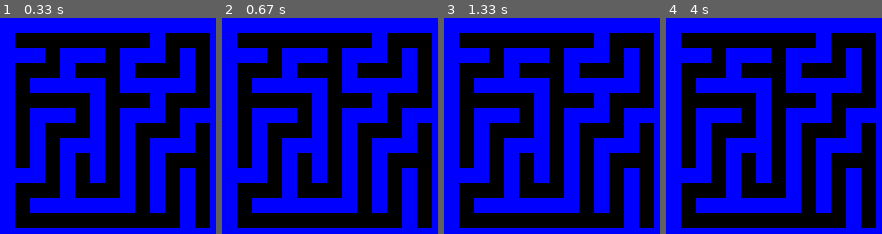
Above: before the commit, frames 1-4 (left to right).
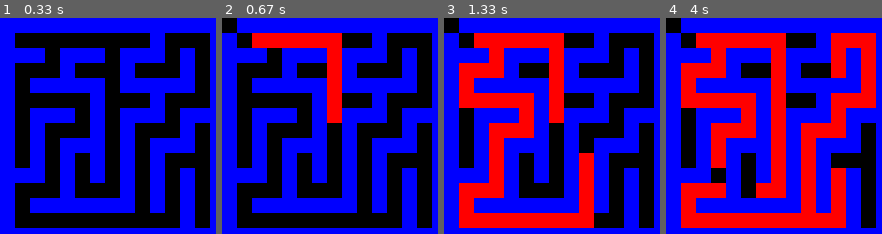
Above: after the commit, the same moments.

Repository: paulmouzas/pygame-playground
Game: pygame game, started from maze.py
The game is run twice, just before and just after one commit, with the same random seed, the same clock (stepped at 60 frames per second) and the same inputs. The source is Python 2; it was converted automatically to run under Python 3.
Inputs (mouse positions are in pixels of both pictures, inside the frame that each line leads up to):
- Up to frame 1 (0.33 s): no input
- Up to frame 2 (0.67 s): click (334, 130) at 0.38 s
- Up to frame 3 (1.33 s): click (487, 95) at 0.72 s; click (582, 149) at 1.05 s
- Up to frame 4 (4 s): click (767, 188) at 1.38 s; click (778, 158) at 1.72 s; click (836, 167) at 2.08 s; click (691, 80) at 2.55 s; click (707, 100) at 2.88 s; click (828, 74) at 3.22 s; click (724, 169) at 3.55 s; click (745, 195) at 3.88 s

Frame 1 is identical in both runs. In frame 2, 5.8% of the frame differs, in the area x 0-56%, y 0-49%; in frame 3, 22%; in frame 4, 35%, in the area x 0-98%, y 0-98%.

Commit message:
buggy maze

Diff:
--- a/maze.py
+++ b/maze.py
@@ -4,31 +4,54 @@
 
 with open('maze.txt', 'r') as f:
     WIDTH, HEIGHT = [int(x) for x in f.readline().split()]
-    maze = []
+    tmp_maze = []
     for row in range(HEIGHT):
         line = f.readline().strip()
         if 'S' in line:
             start = (row, line.index('S'))
-        if 'E' in line:
-            end = (row, line.index('E'))
-        maze.append(list(line))
+        tmp_maze.append(list(line))
 
+maze_copy = tmp_maze[:]
+
+maze = maze_copy
 
 BLOCKSIZE = 15
 
 SCREENWIDTH = BLOCKSIZE * WIDTH
 SCREENHEIGHT = BLOCKSIZE * HEIGHT
 
-
 screen = pygame.display.set_mode((SCREENWIDTH, SCREENHEIGHT))
 
 white = (255, 255, 255)
 blue = (0, 0, 255)
-yellow = (255, 255, 0)
+red = (255, 0, 0)
 grey = (200, 200, 200)
 black = (0, 0, 0)
 
-
+def find_path(maze, start, end, visited):
+    if start == end:
+        return True
+    row, col = start
+    if visited[row][col] or maze[row][col] == '#':
+        return False
+    visited[row][col] = True
+    if maze[row - 1][col] != '#':
+        if find_path(maze, (row - 1, col), end, visited):
+            maze[row - 1][col] = '*'
+            return True
+    if maze[row + 1][col] != '#':
+        if find_path(maze, (row + 1, col), end, visited):
+            maze[row + 1][col] = '*'
+            return True
+    if maze[row][col - 1] != '#':
+        if find_path(maze, (row, col - 1), end, visited):
+            maze[row][col - 1] = '*'
+            return True
+    if maze[row][col + 1] != '#':
+        if find_path(maze, (row, col + 1), end, visited):
+            maze[row][col + 1] = '*'
+            return True
+    return False
 
 def draw_maze(maze):
     top = 0
@@ -37,13 +60,22 @@
         for square in line:
             if square == '#':
                 pygame.draw.rect(screen, blue, (left, top, BLOCKSIZE, BLOCKSIZE))
+            elif square == '*':
+                pygame.draw.rect(screen, red, (left, top, BLOCKSIZE, BLOCKSIZE))
             left += BLOCKSIZE
         left = 0
         top += BLOCKSIZE
 
 pygame.init()
 clock = pygame.time.Clock()
-print maze
+
+def get_coords():
+    pixelx, pixely = pygame.mouse.get_pos()
+    x, y = pixelx / BLOCKSIZE, pixely / BLOCKSIZE
+    return x, y
+
+current_end = get_coords()
+previous_end = current_end
 
 running = True
 while running:
@@ -51,6 +83,28 @@
     for event in pygame.event.get():
         if event.type == pygame.QUIT:
             running = False
+
+    current_end = get_coords()
+    end_x, end_y = current_end
+    if current_end != previous_end and maze[end_y][end_x] != '#':
+        # reset maze
+        maze = maze_copy[:]
+        print '\n'.join([''.join(row) for row in maze])
+        # set the previous end to 0
+        maze[previous_end[1]][previous_end[0]] = ' '
+
+        # fill the path with *
+        visited = [[False] * WIDTH for i in range(HEIGHT)]
+        find_path(maze, start, (current_end[1], current_end[0]), visited)
+
+        # set current end to E
+        maze[end_y][end_x] = 'E'
+
+        previous_end = current_end
+
+        #print '\n'.join([''.join(row) for row in maze])
+
+
     screen.fill(black)
     draw_maze(maze)
 
